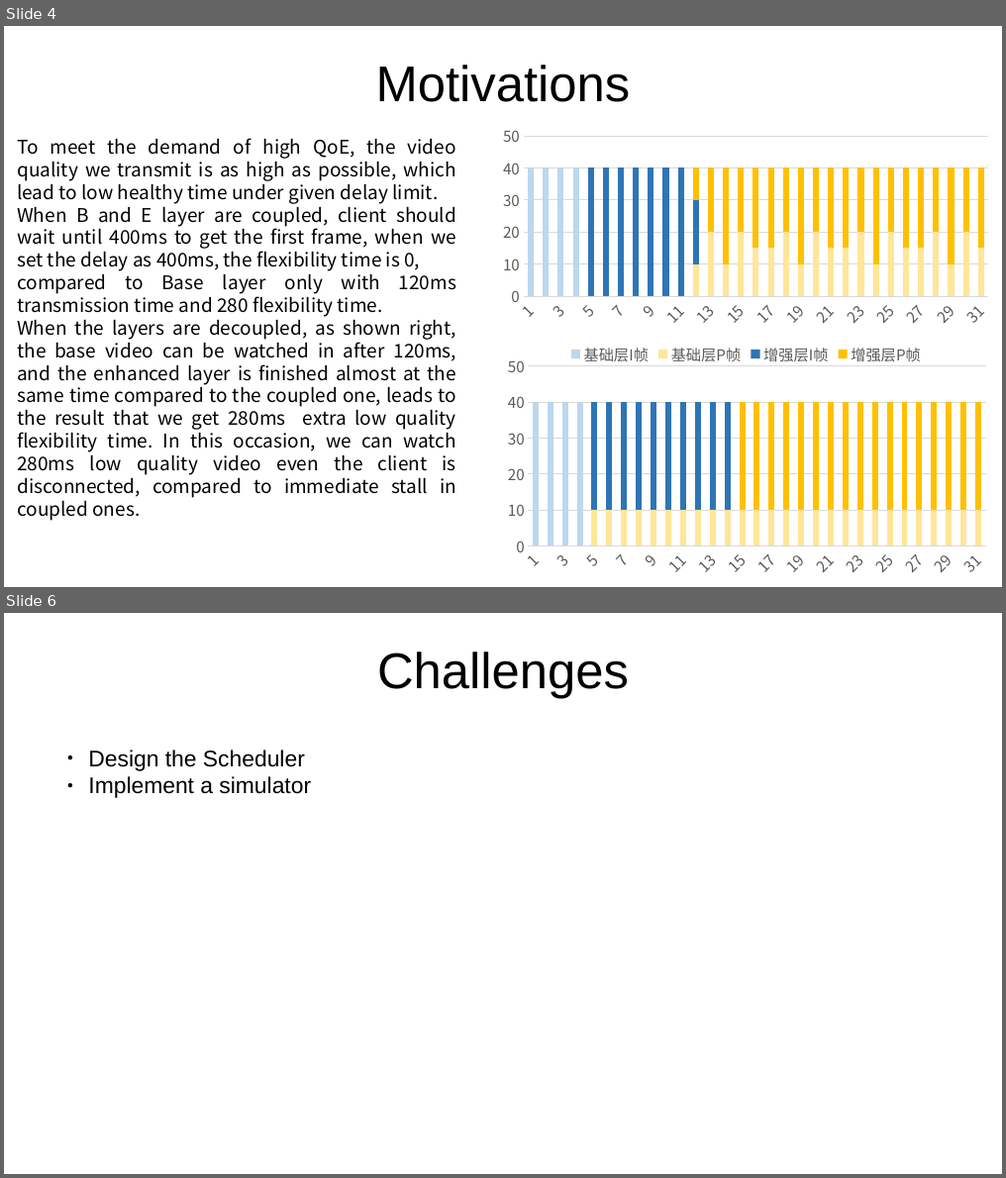
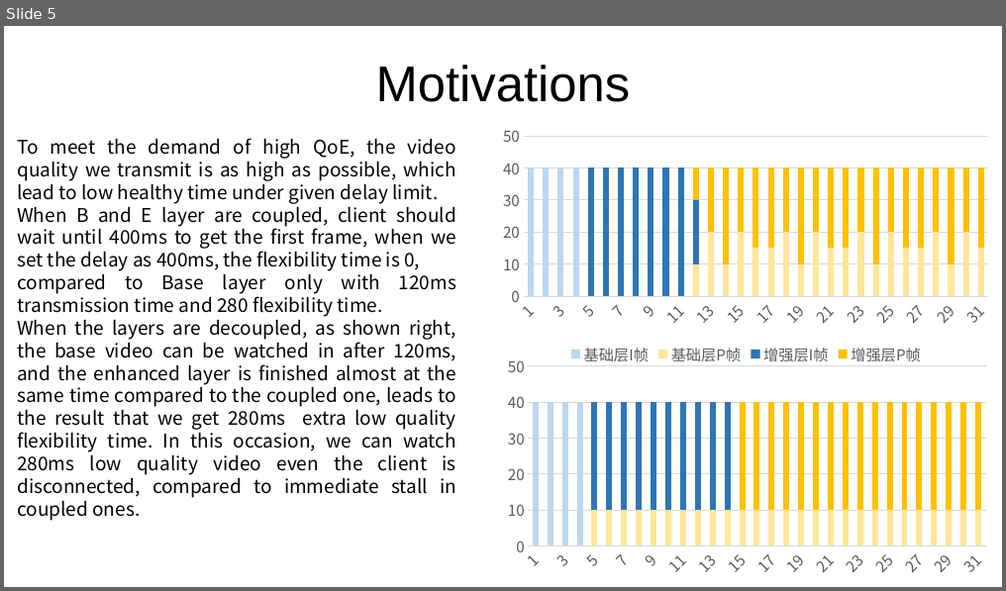
Before and after one commit to alex35469/Flow-Scheduling-for-video-Streaming, a slide deck: Project overview.odp. Shown one above the other, each under a label of ours: slides 4 and 6 before the commit, slide 5 after it; the slides between them are not shown. The pictures are 1006x1178 and 1006x591 pixels, drawn with LibreOffice and Linux fonts; fonts in the diff are those of the drawing. Boxes give left, top, right and bottom in pixels: in the first picture for what was removed or moved away, otherwise in the second. Text is boxed around its words. In the diff, an @@ line names an element or a change of style, - is before the commit and + after.

```diff
--- a/Project overview.odp
+++ b/Project overview.odp
@@ slide 6 removed at (4,613,1002,1174), background #FFFFFF @@
@@ title removed at (377,652,629,699) @@
-Challenges
@@ text removed at (88,750,311,798) @@
-● Design the Scheduler
-● Implement a simulator
@@ what was slide 4 is now slide 5 @@
```
Also in this commit, not shown: 3 slides changed, 3 slides added.
